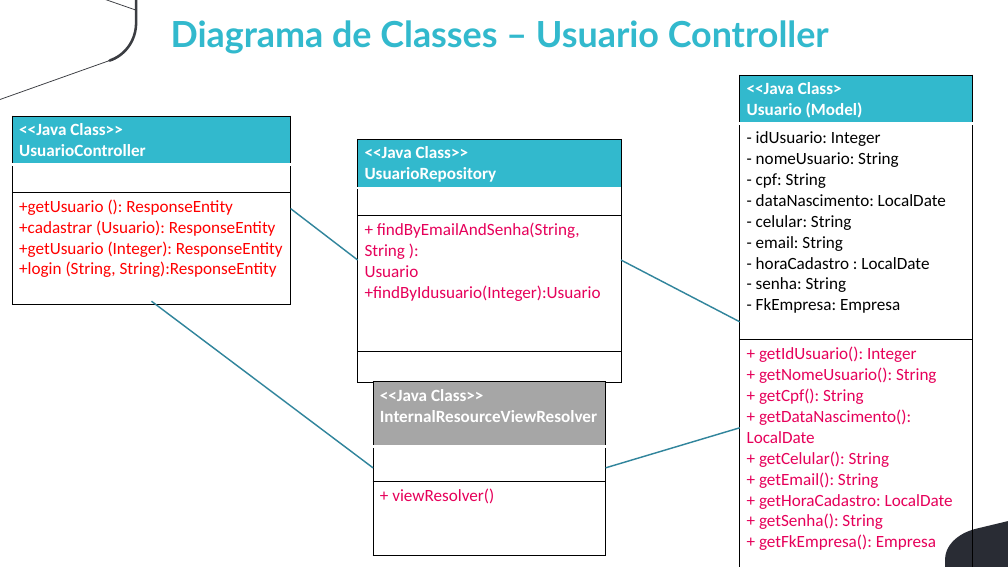
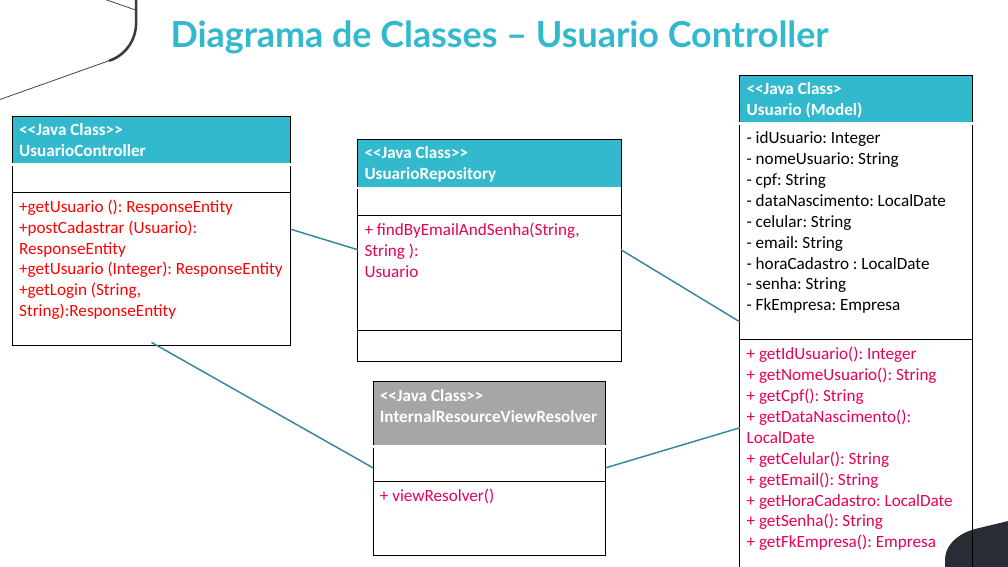
Before and after one commit to winicius-silva/viden-grupo-4-3adsb, a slide deck: slide 9 of Documentação/Engenharia de Sofware - Arq Componentes.pptx. Drawn at 1008x567 pixels with LibreOffice and Linux fonts; fonts in the diff are those of the drawing; background and template pictures are left out. Boxes give left, top, right and bottom in pixels: in the first picture for what was removed or moved away, otherwise in the second. Text is boxed around its words. In the diff, an @@ line names an element or a change of style, - is before the commit and + after.

```diff
--- a/Documentação/Engenharia de Sofware - Arq Componentes.pptx
+++ b/Documentação/Engenharia de Sofware - Arq Componentes.pptx
@@ table at <box>12,116,291,342</box> @@
-row 3, column 1: +getUsuario (): ResponseEntity / +cadastrar (Usuario): ResponseEntity / +getUsuario (Integer): ResponseEntity / +login (String, String):ResponseEntity
+row 3, column 1: +getUsuario (): ResponseEntity / +postCadastrar (Usuario): ResponseEntity / +getUsuario (Integer): ResponseEntity / +getLogin (String, String):ResponseEntity
@@ table at <box>358,139,621,360</box> @@
-row 3, column 1: + findByEmailAndSenha(String, String ): / Usuario / +findByIdusuario(Integer):Usuario
+row 3, column 1: + findByEmailAndSenha(String, String ): / Usuario
@@ line moved from (291, 208) - (358, 260) to (291, 229) - (358, 250) @@
@@ line moved from (621, 260) - (740, 322) to (621, 250) - (740, 322) @@
@@ line moved from (152, 301) - (373, 468) to (152, 342) - (373, 468) @@
```
Also in this commit, not shown: 2 other slides changed, 2 other files.
